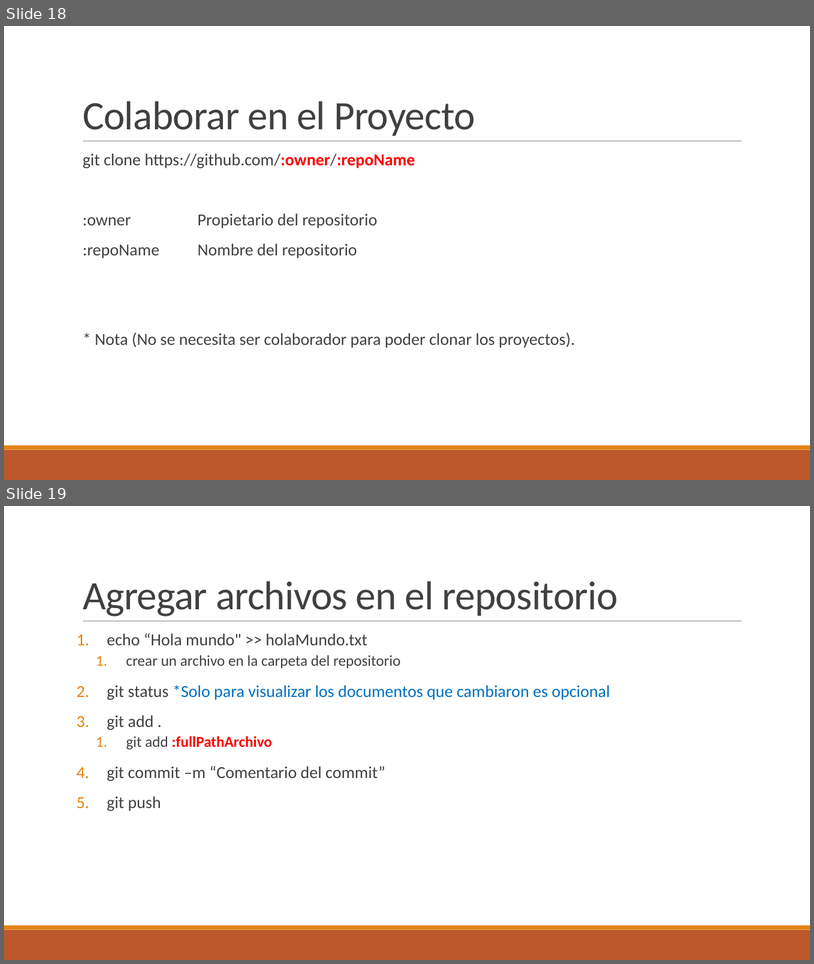
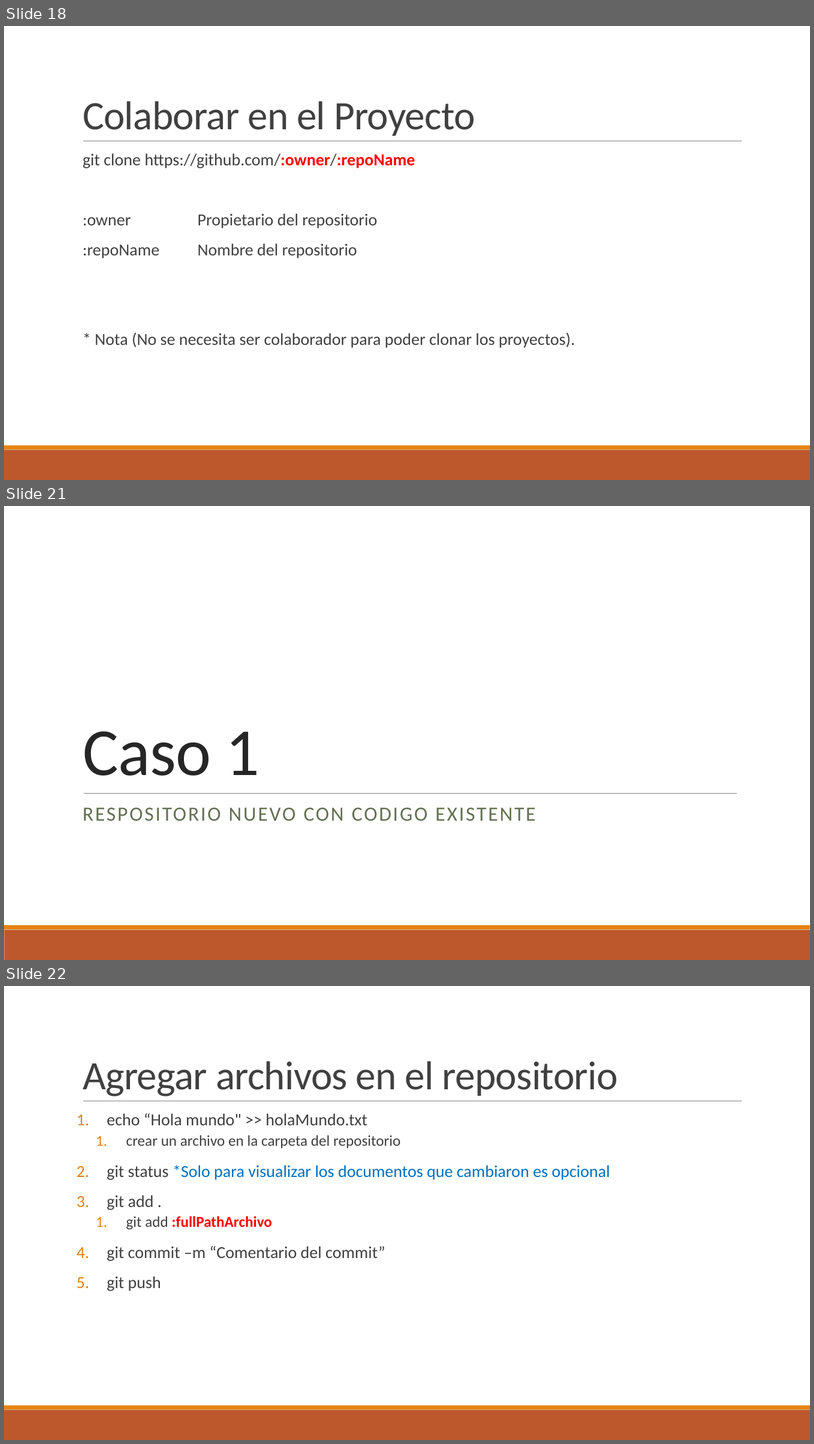
Before and after one commit to DuckHunter213/TutorialGit, a slide deck: Git.pptx. Shown one above the other, each under a label of ours: slides 18 and 19 before the commit, slides 18, 21 and 22 after it; the slides between them are not shown. The pictures are 814x964 and 814x1444 pixels, drawn with LibreOffice and Linux fonts; fonts in the diff are those of the drawing; background and template pictures are left out. Boxes give left, top, right and bottom in pixels: in the first picture for what was removed or moved away, otherwise in the second. Text is boxed around its words. In the diff, an @@ line names an element or a change of style, - is before the commit and + after.

```diff
--- a/Git.pptx
+++ b/Git.pptx
@@ slide 21 added at bbox=[4, 506, 810, 960], background #FFFFFF; not listed: 2 template elements that a slide beside it also shows @@
@@ title added at bbox=[83, 731, 260, 775], 80 pt, text #262626 @@
+Caso 1
@@ line added from (84, 793) to (737, 793), #808080 0.5 pt @@
@@ text added at bbox=[83, 807, 536, 820], 24 pt, text #637052 @@
+RESPOSITORIO NUEVO CON CODIGO EXISTENTE
@@ what was slide 19 is now slide 22 @@
```
Also in this commit, not shown: 1 slide changed, 6 other slides added, 1 slide removed, 6 other files.
